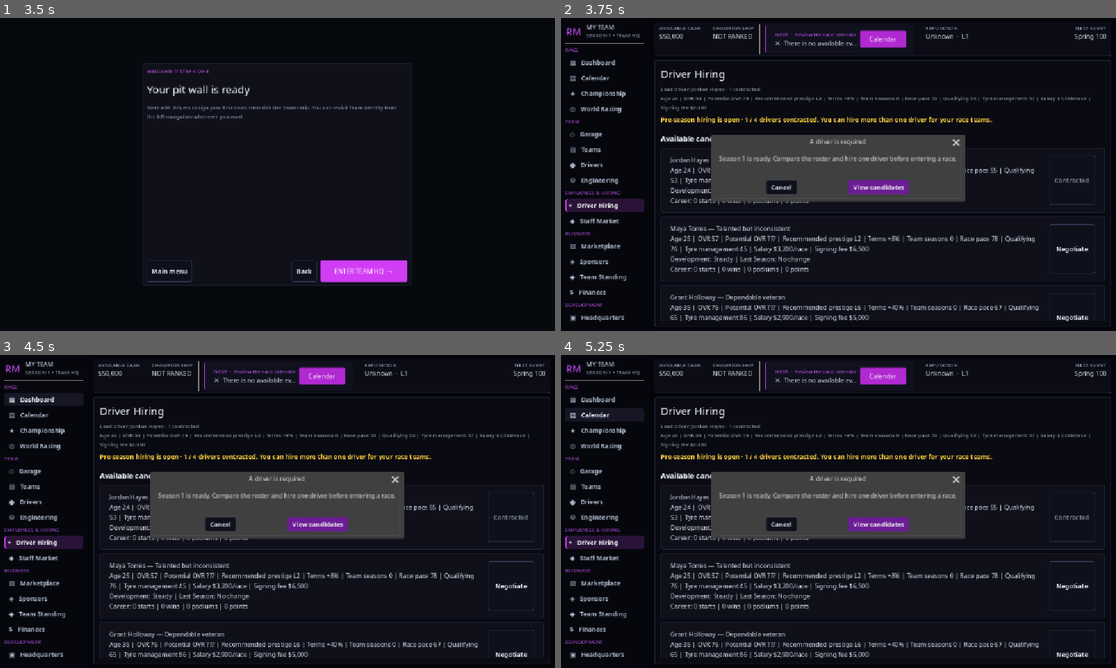
Above: before the commit, frames 1-4 (two rows, left to right).
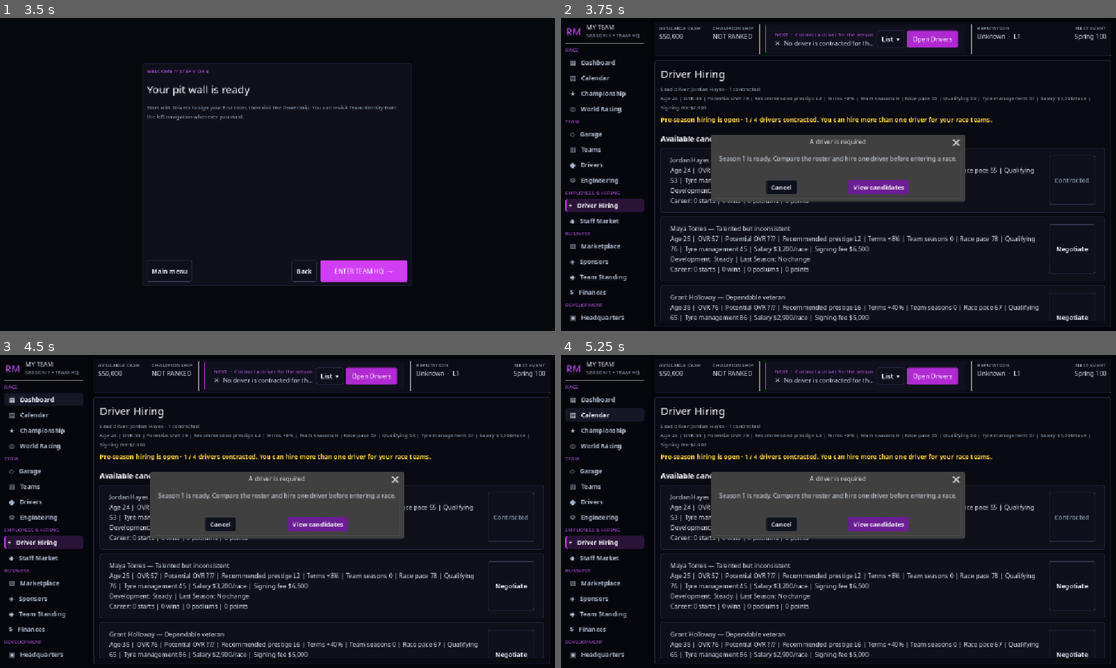
Above: after the commit, the same moments.

Repository: joeyp24/racing_manager
Game: Godot game, scene res://scenes/main_menu/main_menu.tscn
Two runs of this game, one before a commit and one after it. Both use one fixed random seed, a clock stepped at 60 frames per second and the inputs below.
Inputs:
- Up to frame 1 (3.5 s): click "START A NEW CAREER →" at 0.5 s; click "CONTINUE →" at 1.25 s; click "CONTINUE →" at 2 s; click "CONTINUE →" at 2.75 s
- Up to frame 2 (3.75 s): click "ENTER TEAM HQ →" at 3.5 s
- Up to frame 3 (4.5 s): click "▦ Dashboard" at 4.25 s
- Up to frame 4 (5.25 s): click "▤ Calendar" at 5 s

Frame 1 is identical in both runs. In frame 2, 1.4% of the frame differs, in the area x 40-83%, y 2-12%; in frame 3, 1.4%; in frame 4, 1.4%.
Error before the commit: Parse Error: Cannot infer the type of "teams" variable because the value doesn't have a set type. (res://resources/career_expansion_manager.gd:697)

Commit message:
Fix Godot type inference in career manager

Diff:
--- a/resources/career_expansion_manager.gd
+++ b/resources/career_expansion_manager.gd
@@ -694,7 +694,7 @@
 	var cycles := floori(float(team.current_season_day - last_day) / 14.0)
 	if cycles <= 0:
 		return
-	var teams := team.get_ai_team_states_for_series(team.current_series_id)
+	var teams: Array[Dictionary] = team.get_ai_team_states_for_series(team.current_series_id)
 	if teams.is_empty():
 		development.last_day = team.current_season_day
 		return
@@ -750,7 +750,7 @@
 		var report := value as Dictionary
 		if str(report.get("team_id", "")) == team_id:
 			report.revealed = true
-	var rival := team.get_ai_team_state(team_id)
+	var rival: Dictionary = team.get_ai_team_state(team_id)
 	add_inbox_item(team, "Scouting", "Development report: %s" % rival.get("team_name", "Rival team"), "Scouts rate the cur …(191 unchanged characters)…
 	team.emit_changed()
 	return true
@@ -1139,8 +1139,8 @@
 			continue
 		match str(target.get("kind", target.get("id", ""))):
 			"championship":
-				var standings := team.get_sorted_championship_standings()
-				var position := result.finishing_position
+				var standings: Array[Dictionary] = team.get_sorted_championship_standings()
+				var position: int = result.finishing_position
 				for index in standings.size():
 					if bool((standings[index] as Dictionary).get("is_player", false)):
 						position = index + 1
@@ -1154,7 +1154,7 @@
 				target["progress"] = (team.career_state.rd.completed as Array).size()
 				target["complete"] = int(target.progress) >= int(target.target)
 			"driver_development":
-				var driver := team.get_driver_by_id(str(target.get("driver_id", "")))
+				var driver: Driver = team.get_driver_by_id(str(target.get("driver_id", "")))
 				if driver == null:
 					driver = team.get_active_driver()
 				var gain := maxi(0, driver.get_overall_rating() - int(target.get("baseline", driver.get_overall_rating()))) if driver != null else 0
@@ -1251,7 +1251,7 @@
 	data.intensity = clampi(int(data.intensity) + (10 if player_incident else (4 if result.positions_gained != 0 else 2)), 0, 100)
 	if player_incident:
 		data.incidents = int(data.incidents) + 1
-	var rival_position := result.standings.find(rival) + 1
+	var rival_position: int = result.standings.find(rival) + 1
 	if rival_position > 0 and result.finishing_position < rival_position:
 		data.defeats = int(data.defeats) + 1
 	(data.history as Array).push_front({"season":team.current_season_year, "race":result.race.race_name, "player_finish":result.finishing_position, "incident":player_incident})
@@ -1303,9 +1303,9 @@
 	elif result.finishing_position <= 3:
 		headline = "%s reaches the podium at %s" % [result.player_driver.driver_name, result.race.track_name]
 		importance = 2
-	var completed := team.get_completed_races().size()
+	var completed: int = team.get_completed_races().size()
 	var season_length := int(SeriesCatalog.get_series(team.current_series_id).get("season_length", 12))
-	var turning_point := completed >= season_length / 2 and result.finishing_position <= 3
+	var turning_point: bool = completed >= season_length / 2 and result.finishing_position <= 3
 	add_news_item(team, "Championship" if turning_point else "Race", headline, "%s started P%d, finished P%d and earned %d …(256 unchanged characters)…
 	if result.sponsor_objective_completed:
 		add_news_item(team, "Sponsor", "%s celebrates objective success" % result.sponsor_name, "The partner praised the team's result and released a $%s performance bonus." % String.num_int64(result.sponsor_objective_bonus), 2)
@@ -1541,7 +1541,7 @@
 				target.progress = team.money
 				target.complete = team.money >= int(target.target)
 			"driver_development":
-				var driver := team.get_driver_by_id(str(target.get("driver_id", "")))
+				var driver: Driver = team.get_driver_by_id(str(target.get("driver_id", "")))
 				if driver == null:
 					driver = team.get_active_driver()
 				var gain := maxi(0, driver.get_overall_rating() - int(target.get("baseline", driver.get_overall_rating()))) if driver != null else 0
